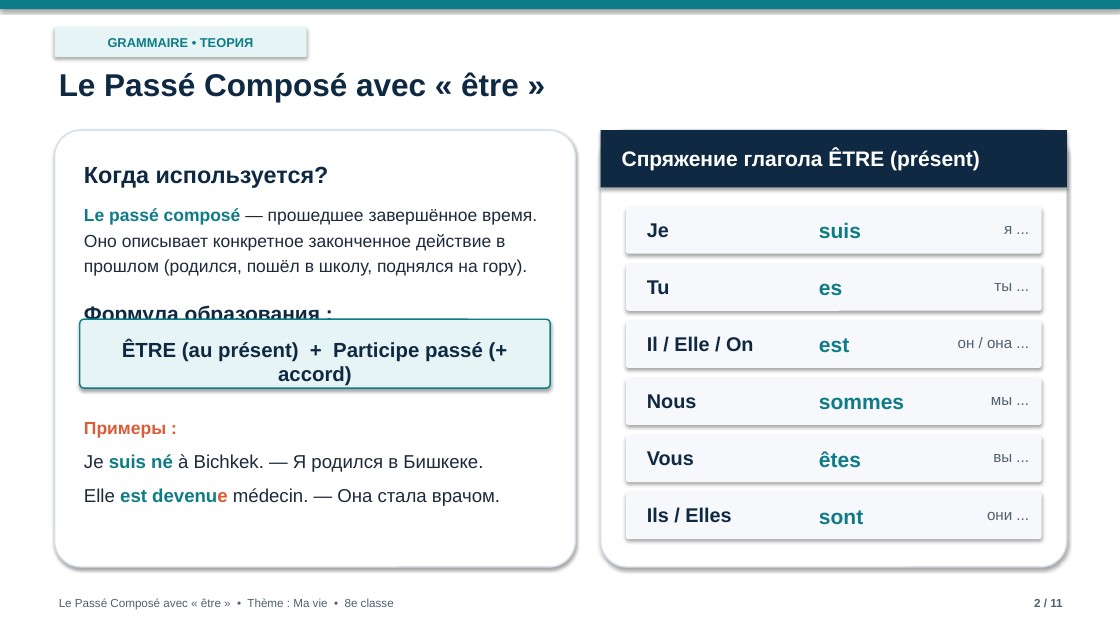
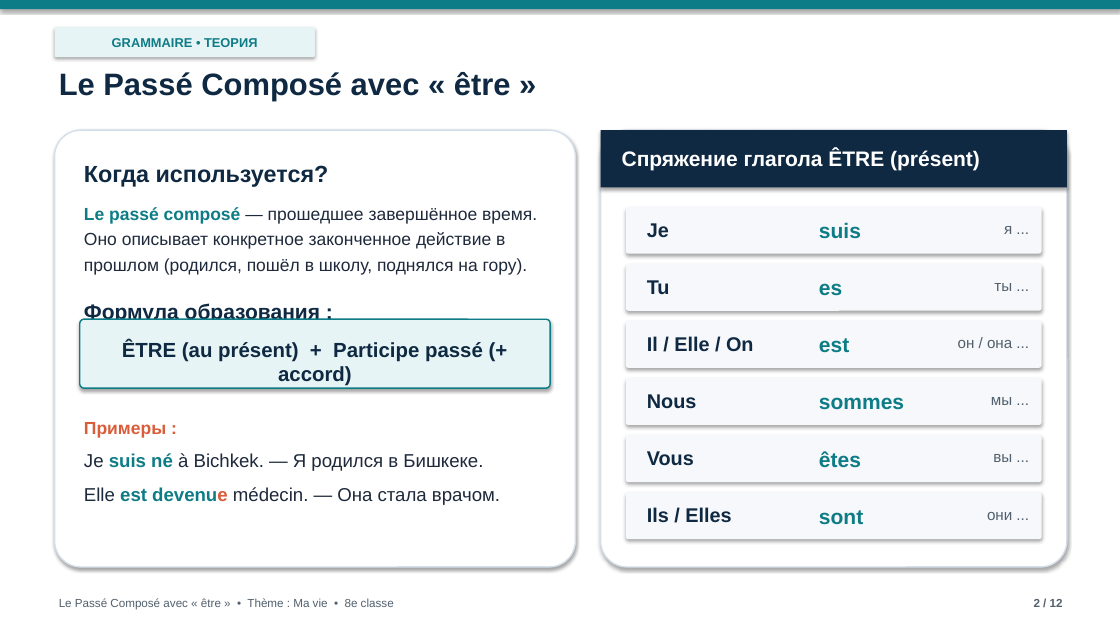
Before and after one commit to graz1p777dev/ma-vie-presentation, a slide deck: slide 2 of Ma_vie_Passe_Compose.pptx. Drawn at 1120x630 pixels with LibreOffice and Linux fonts; fonts in the diff are those of the drawing; background and template pictures are left out. Boxes give left, top, right and bottom in pixels: in the first picture for what was removed or moved away, otherwise in the second. Text is boxed around its words. In the diff, an @@ line names an element or a change of style, - is before the commit and + after.

```diff
--- a/Ma_vie_Passe_Compose.pptx
+++ b/Ma_vie_Passe_Compose.pptx
@@ rounded rectangle "GRAMMAIRE • ТЕОРИЯ": place and size @@
-rounded rectangle "GRAMMAIRE • ТЕОРИЯ" at [55,27,307,57]
+rounded rectangle "GRAMMAIRE • ТЕОРИЯ" at [55,27,315,57]
@@ text "Le Passé Composé avec « ..." at [59,72,511,102]: size 27 to 26.5 pt @@
@@ text "Когда используется?" at [84,165,537,320]: line spacing 1.22 to 1.2 @@
@@ text at [1034,599,1063,607]: text changed @@
-2 / 11
+2 / 12
```
Also in this commit, not shown: 8 other slides changed, 3 slides added, 2 slides removed, 1 other file.
